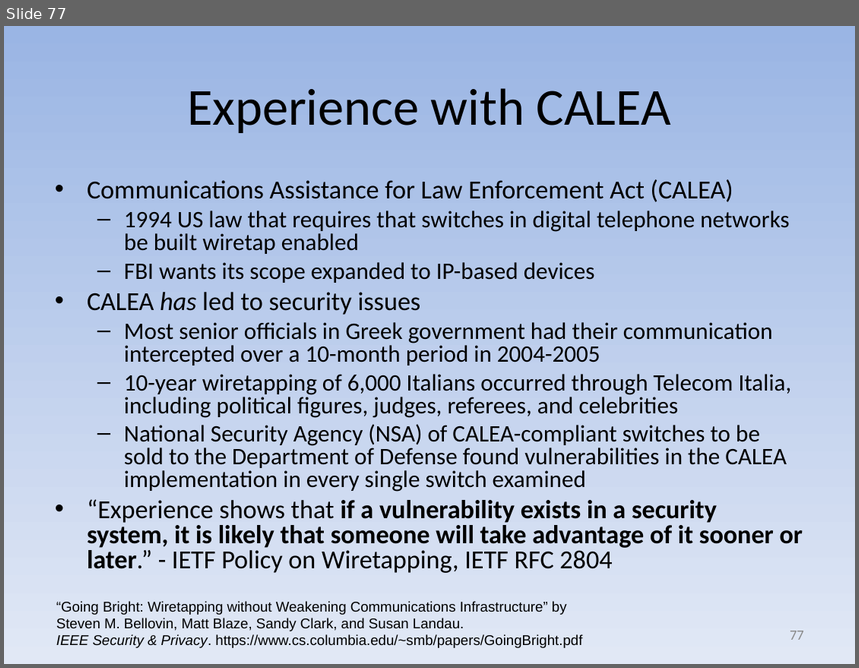
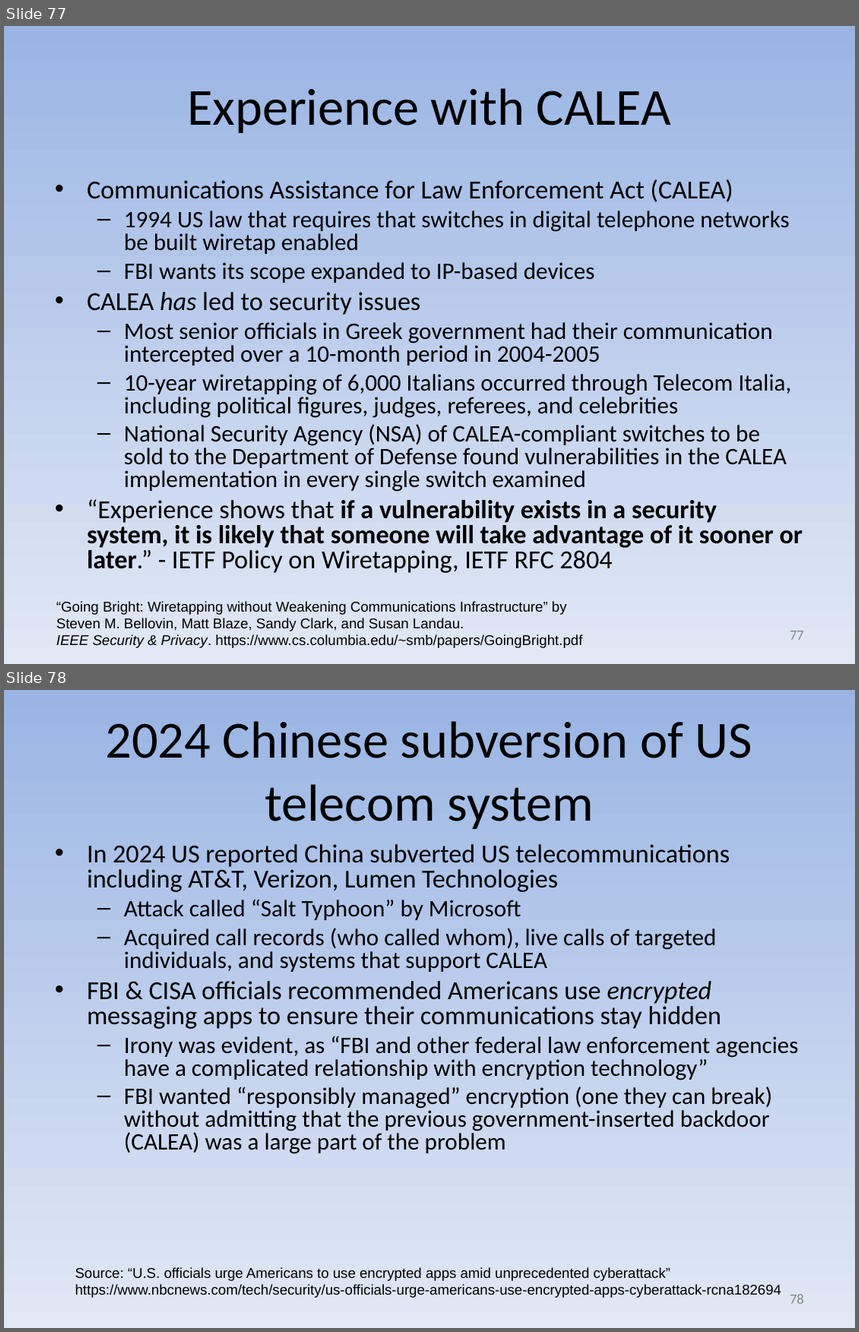
Before and after one commit to david-a-wheeler/david-a-wheeler.github.io, a slide deck: secure-class/presentations/Secure-Software-7-Cryptography.ppt. Shown one above the other, each under a label of ours: slide 77 before the commit, slides 77 and 78 after it. The pictures are 859x668 and 859x1332 pixels, drawn with LibreOffice and Linux fonts; fonts in the diff are those of the drawing. Boxes give left, top, right and bottom in pixels: in the first picture for what was removed or moved away, otherwise in the second. Text is boxed around its words. In the diff, an @@ line names an element or a change of style, - is before the commit and + after.

```diff
--- a/secure-class/presentations/Secure-Software-7-Cryptography.ppt
+++ b/secure-class/presentations/Secure-Software-7-Cryptography.ppt
@@ slide 78 added at (4,690,855,1328), background gradient #9AB5E4 to #E1E8F5 @@
@@ title added at (106,721,753,829), 44 pt, text #000000 @@
+2024 Chinese subversion of US telecom system
@@ text added at (87,844,798,1154), 20 pt, text #000000 @@
+• In 2024 US reported China subverted US telecommunications including AT&T, Verizon, Lumen Technologies
+  – Attack called “Salt Typhoon” by Microsoft
+  – Acquired call records (who called whom), live calls of targeted individuals, and systems that support CALEA
+• FBI & CISA officials recommended Americans use encrypted messaging apps to ensure their communications stay hidden
+  – Irony was evident, as “FBI and other federal law enforcement agencies have a complicated relationship with encryption technology”
+  – FBI wanted “responsibly managed” encryption (one they can break) without admitting that the previous government-inserted backdoor (CALEA) was a large part of the problem
@@ text added at (75,1268,782,1298), 12 pt, text #000000 @@
+Source: “U.S. officials urge Americans to use encrypted apps amid unprecedented cyberattack”
+https://www.nbcnews.com/tech/security/us-officials-urge-americans-use-encrypted-apps-cyberattack-rcna182694
@@ page number added at (790,1294,804,1304), 12 pt, text #898989 @@
+78
```
Also in this commit, not shown: 1 slide changed, 1 other file.
